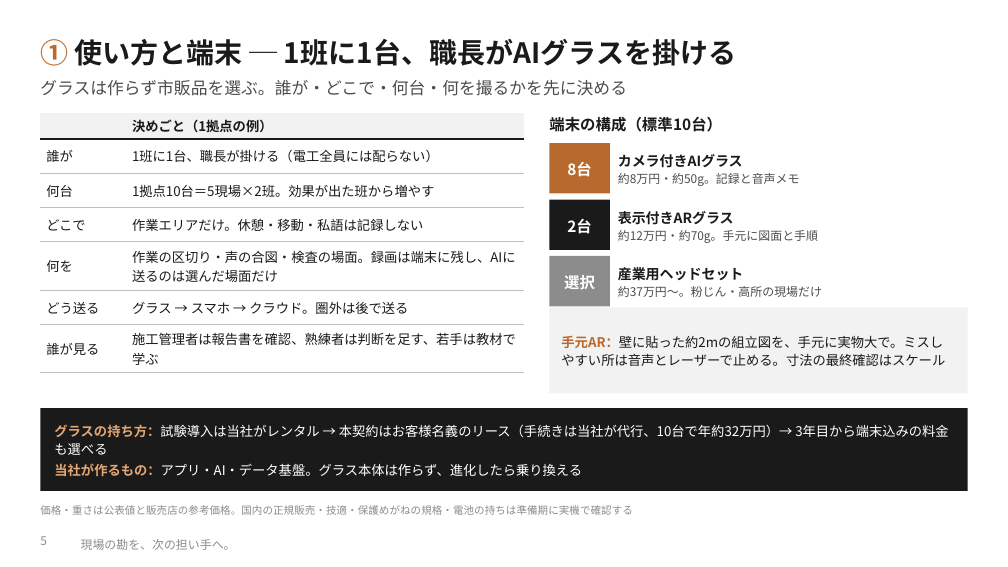
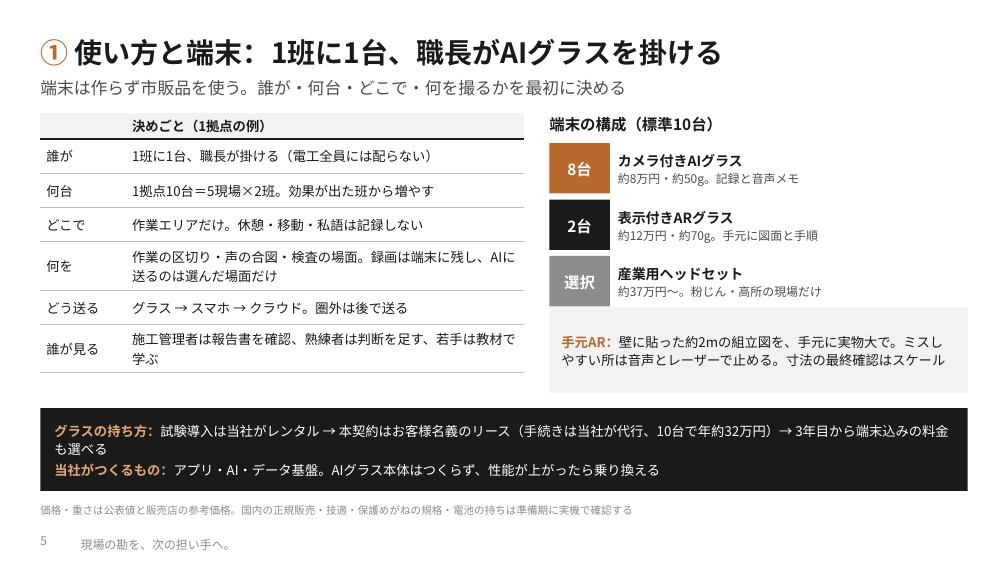
Before and after one commit to SEITOSHIKI/-ai-commute-audio-, a slide deck: slide 5 of deck/カンツギ_事業計画書_16枚版.pptx. Drawn at 1008x567 pixels with LibreOffice and Linux fonts; fonts in the diff are those of the drawing; background and template pictures are left out. Boxes give left, top, right and bottom in pixels: in the first picture for what was removed or moved away, otherwise in the second. Text is boxed around its words. In the diff, an @@ line names an element or a change of style, - is before the commit and + after.

```diff
--- a/deck/カンツギ_事業計画書_16枚版.pptx
+++ b/deck/カンツギ_事業計画書_16枚版.pptx
@@ text at [40, 39, 724, 66]: text changed @@
-① 使い方と端末 ─ 1班に1台、職長がAIグラスを掛ける
+① 使い方と端末：1班に1台、職長がAIグラスを掛ける
@@ text at [40, 80, 626, 96]: text changed @@
-グラスは作らず市販品を選ぶ。誰が・どこで・何台・何を撮るかを先に決める
+端末は作らず市販品を使う。誰が・何台・どこで・何を撮るかを最初に決める
@@ text at [54, 463, 660, 476]: text changed @@
-当社が作るもの：アプリ・AI・データ基盤。グラス本体は作らず、進化したら乗り換える
+当社がつくるもの：アプリ・AI・データ基盤。AIグラス本体はつくらず、性能が上がったら乗り換える
```
Also in this commit, not shown: 15 other slides changed, 8 other files.
